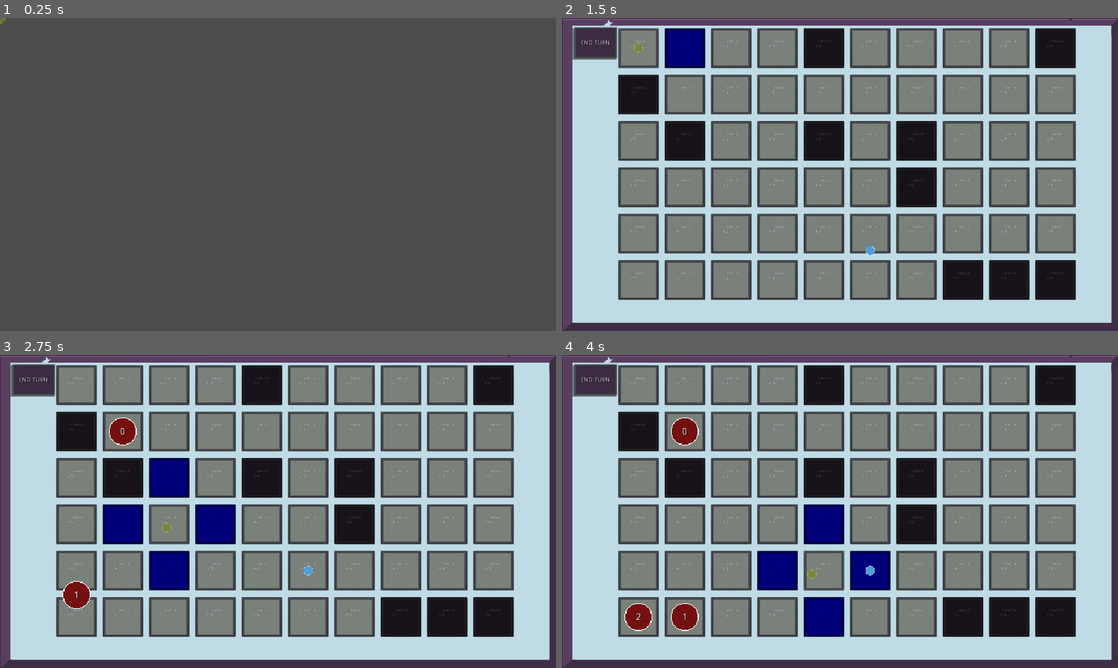
Above: before the commit, frames 1-4 (two rows, left to right).
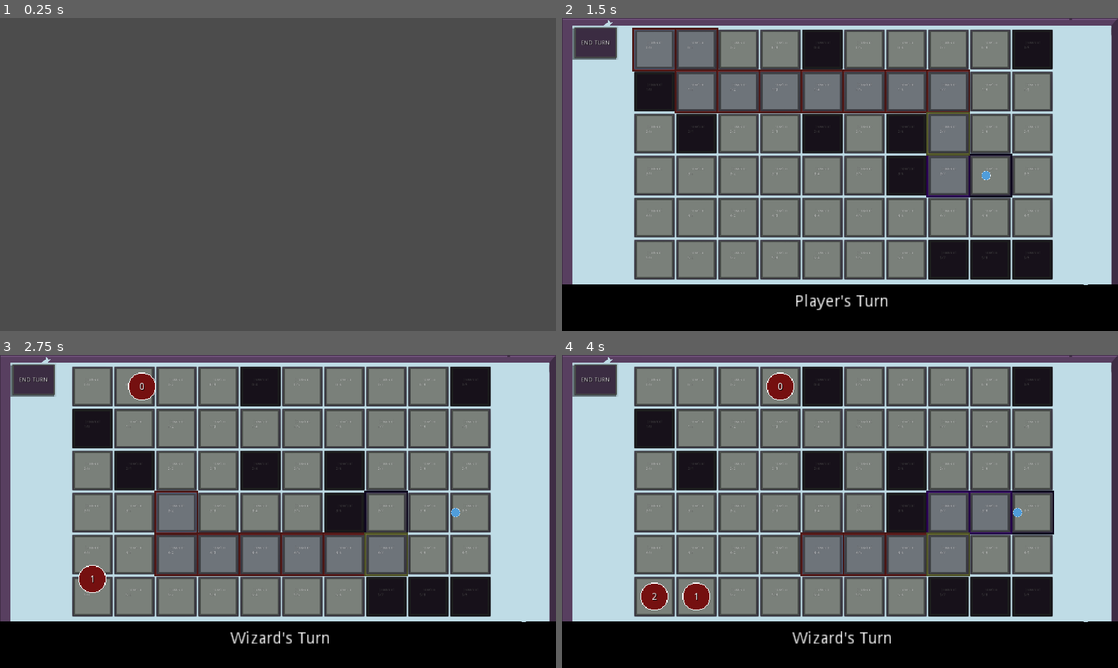
Above: after the commit, the same moments.

Repository: aaronherdzina/grid_rpg
Game: Godot game, scene res://Scenes/MainMenu.tscn
Same seed, same stepped clock (60 frames per second), same inputs: the game is played once before the commit and once after it.
Inputs (mouse positions are in pixels of both pictures, inside the frame that each line leads up to):
- Up to frame 1 (0.25 s): no input
- Up to frame 2 (1.5 s): tap Enter (start) at 0.5 s; move the mouse to (962, 158) at 0.52 s; hold Enter (start) 0.53-1.25 s; click (962, 158) at 0.8 s; click (639, 49) at 1.27 s
- Up to frame 3 (2.75 s): move the mouse to (166, 527) at 2.02 s; hold Backspace (back, bound only after the commit) from 2.03 s (still down); click (166, 527) at 2.1 s; tap Enter (start) at 2.3 s
- Up to frame 4 (4 s): move the mouse to (895, 442) at 2.77 s; release Backspace (back, bound only after the commit) at 2.78 s; hold Enter (start) 2.78-3.53 s; click (895, 442) at 3.05 s; move the mouse to (812, 574) at 3.52 s; click (812, 574) at 3.6 s; tap Enter (start) at 3.8 s

The runs differ from the first frame. In frame 1, less than 0.1% of the frame differs, in the area x 0-1%, y 0-2%; in frame 2, 55%; in frame 3, 57%; in frame 4, 57%, in the area x 0-100%, y 3-100%.

Commit message:
feat: updating path highlighting

Diff:
--- a/Scenes/level.tscn
+++ b/Scenes/level.tscn
@@ -1,37 +1,11 @@
-[gd_scene load_steps=9 format=2]
+[gd_scene load_steps=7 format=2]
 
 [ext_resource path="res://Scripts/level.gd" type="Script" id=1]
 [ext_resource path="res://Sprites/General/blueDot.png" type="Texture" id=2]
-[ext_resource path="res://Sprites/General/darkBlueBox.png" type="Texture" id=3]
 [ext_resource path="res://Sprites/General/wall.png" type="Texture" id=4]
 [ext_resource path="res://Sprites/General/basic tile.png" type="Texture" id=5]
 [ext_resource path="res://Sprites/UI/Untitled_Artwork 2.png" type="Texture" id=6]
 [ext_resource path="res://Sprites/tiles/basic/gridrpgWall.png" type="Texture" id=7]
-
-[sub_resource type="TileSet" id=1]
-0/name = "darkBlueBox.png 0"
-0/texture = ExtResource( 3 )
-0/tex_offset = Vector2( 0, 0 )
-0/modulate = Color( 1, 1, 1, 1 )
-0/region = Rect2( 0, 0, 64, 64 )
-0/tile_mode = 1
-0/autotile/bitmask_mode = 0
-0/autotile/bitmask_flags = [  ]
-0/autotile/icon_coordinate = Vector2( 0, 0 )
-0/autotile/tile_size = Vector2( 32, 32 )
-0/autotile/spacing = 0
-0/autotile/occluder_map = [  ]
-0/autotile/navpoly_map = [  ]
-0/autotile/priority_map = [  ]
-0/autotile/z_index_map = [  ]
-0/occluder_offset = Vector2( 0, 0 )
-0/navigation_offset = Vector2( 0, 0 )
-0/shape_offset = Vector2( 0, 0 )
-0/shape_transform = Transform2D( 1, 0, 0, 1, 0, 0 )
-0/shape_one_way = false
-0/shape_one_way_margin = 0.0
-0/shapes = [  ]
-0/z_index = 0
 
 [node name="level" type="Node2D"]
 script = ExtResource( 1 )
@@ -40,7 +14,7 @@
 z_index = -100
 
 [node name="Sprite2" type="Sprite" parent="background_imgs"]
-position = Vector2( 994.899, 499.217 )
+position = Vector2( 994.899, 497.803 )
 scale = Vector2( 1.28933, 0.837034 )
 texture = ExtResource( 4 )
 
@@ -49,13 +23,29 @@
 scale = Vector2( 0.938542, 0.526294 )
 texture = ExtResource( 5 )
 
-[node name="nav" type="Navigation2D" parent="."]
+[node name="tile_container" type="Node2D" parent="."]
 
-[node name="tile_map" type="TileMap" parent="nav"]
-tile_set = SubResource( 1 )
-cell_y_sort = true
-collision_use_kinematic = true
-format = 1
+[node name="text_overlay" type="Node2D" parent="."]
+position = Vector2( 962.372, 995.23 )
+
+[node name="background" type="Sprite" parent="text_overlay"]
+modulate = Color( 0, 0, 0, 1 )
+position = Vector2( 1, 52.5 )
+scale = Vector2( 1, 0.124512 )
+texture = ExtResource( 5 )
+
+[node name="turn_text" type="Label" parent="text_overlay"]
+margin_left = -922.0
+margin_top = -75.0
+margin_right = -458.0
+margin_bottom = -44.0
+rect_scale = Vector2( 4, 4 )
+text = "Turn Text"
+align = 1
+valign = 1
+__meta__ = {
+"_edit_use_anchors_": false
+}
 
 [node name="starting_tile" type="Node2D" parent="."]
 visible = false
--- a/Scenes/player.tscn
+++ b/Scenes/player.tscn
@@ -4,6 +4,7 @@
 [ext_resource path="res://Sprites/General/blueDot.png" type="Texture" id=2]
 
 [node name="player" type="Node2D"]
+z_index = 5
 script = ExtResource( 1 )
 
 [node name="Sprite" type="Sprite" parent="."]
--- a/Scenes/tile.tscn
+++ b/Scenes/tile.tscn
@@ -5,6 +5,12 @@
 
 [node name="tile" type="Node2D"]
 script = ExtResource( 1 )
+
+[node name="background" type="Sprite" parent="."]
+modulate = Color( 0, 0, 0, 0 )
+position = Vector2( -0.0883824, -0.176782 )
+scale = Vector2( 1.18, 1.18 )
+texture = ExtResource( 2 )
 
 [node name="Button" type="Button" parent="."]
 margin_left = -69.0
--- a/Scripts/controllerCursor.gd
+++ b/Scripts/controllerCursor.gd
@@ -19,7 +19,8 @@
 var lockToMouse = true
 
 func _ready():
-	set_process(true)
+	pass
+	#set_process(true)
 
 func clamp_vector(vector, clamp_origin, clamp_length):
     var offset = vector - clamp_origin
@@ -68,30 +69,6 @@
 	elif moveRight:
 		position.x += currentSpeed
 
-func _input(event):
-	if Input.is_action_pressed("analog_cursor_up"):
-		moveUp = true
-		moveDown = false
-	elif Input.is_action_pressed("analog_cursor_down"):
-		moveUp = false
-		moveDown = true
-	else:
-		moveDown = false
-		moveUp = false
-
-	if Input.is_action_pressed("analog_cursor_left"):
-		moveLeft = true
-		moveRight = false
-	elif Input.is_action_pressed("analog_cursor_right"):
-		moveLeft = false
-		moveRight = true
-	else:
-		moveLeft = false
-		moveRight = false
-
-	if event.is_action_released("ui_controller_focus_press") and canPress:
-		pauseClicking()
-		findAndPressButtonOfNode()
 
 func findAndPressButtonOfNode():
 	for nodes in get_overlapping_areas():
--- a/Scripts/enemy.gd
+++ b/Scripts/enemy.gd
@@ -7,7 +7,7 @@
 var current_tile = null
 var processing_turn = false
 var id = 0
-
+var char_name = "Enemy"
 var move_distance = rand_range(2, 5)
 
 
--- a/Scripts/level.gd
+++ b/Scripts/level.gd
@@ -12,11 +12,12 @@
 var left_tiles = []
 var right_tiles = []
 var round_turns = []
-var tile_gap = 160
+var tile_gap = 145
 
 var enms = 5
 var level_astar = null
 var current_enm_count = 0
+var processing_turns = false
 # Called when the node enters the scene tree for the first time.
 func _ready():
 	pass
@@ -38,9 +39,9 @@
 		for r in range(0, row):
 			tile_index += 1
 			var t = main.TILE.instance()
-			var tile_map = $nav/tile_map
+			var tile_map = $tile_container
 			var tile_info = ""
-			get_node("nav/tile_map").add_child(t)
+			get_node("tile_container").add_child(t)
 			t.row = r
 			t.col = c
 			level_tiles.append(t)
@@ -50,7 +51,7 @@
 
 			if not starting_tile:
 				starting_tile = t
-				t.position = Vector2(tile_gap * 1.65, tile_gap * .65)
+				t.position = Vector2(tile_gap * 2.2, tile_gap * .75)
 			else:
 				t.position = Vector2(starting_tile.global_position.x +\
 									(c * tile_gap),\
@@ -106,6 +107,7 @@
 					spawn_tile = t
 
 	p.set_spawn_tile(spawn_tile)
+	change_turn_display_name("Player")
 
 
 func spawn_enemies(astar_path_obj, starting_tile, target_tile):
@@ -115,6 +117,8 @@
 	e.set_tile_target(target_tile)
 	e.set_navigation()
 	e.add_to_group("enemies")
+	e.char_name = meta.char_names[rand_range(0, len(meta.char_names) - 1)]
+	print('spawned: ' + e.char_name)
 	e.id = current_enm_count
 	if main.debug:
 		e.get_node("Sprite/debug_info").visible = true
@@ -134,6 +138,8 @@
 		else:
 			connect_astart_path_neightbors(level_astar, t.index, t, row, col, meta.unccupied_tile_weight)
 			t.get_node("Sprite").set_texture(main.BASIC_TILE)
+	for t in level_tiles:
+		t.get_tile_neighbors()
 
 
 func connect_astart_path_neightbors(astar_path_obj, tile_index, tile, row, col, tile_weight):
@@ -166,41 +172,65 @@
 #	pass
 
 func process_enemy_turns():
-	while len(round_turns) > 0:
-		print('starting turn for ' + str(round_turns[0].id))
-		var turn_time_limit = 20
-		round_turns[0].processing_turn = true
-		round_turns[0].start_turn()
-		while round_turns[0].processing_turn:
-			var timer = Timer.new()
-			timer.set_wait_time(1)
-			timer.set_one_shot(true)
-			get_node("/root").add_child(timer)
-			timer.start()
-			yield(timer, "timeout")
-			timer.queue_free()
-			turn_time_limit -= 1
-			if turn_time_limit <= 0:
-				print("turn didn't end before limit moving on")
-				if len(round_turns) > 0: round_turns[0].processing_turn = false
-				break
-		print('turn over')
-		round_turns.remove(0)
-
-
-func _on_end_turn_button_pressed():
+	if not processing_turns:
+		processing_turns = true
+		while len(round_turns) > 0:
+			print('starting turn for ' + str(round_turns[0].id))
+			var turn_time_limit = 20
+			round_turns[0].processing_turn = true
+			round_turns[0].start_turn()
+			while round_turns[0].processing_turn:
+				change_turn_display_name(round_turns[0].char_name)
+				var timer = Timer.new()
+				timer.set_wait_time(1)
+				timer.set_one_shot(true)
+				get_node("/root").add_child(timer)
+				timer.start()
+				yield(timer, "timeout")
+				timer.queue_free()
+				turn_time_limit -= 1
+				if turn_time_limit <= 0:
+					print("turn didn't end before limit moving on")
+					if len(round_turns) > 0: round_turns[0].processing_turn = false
+					break
+			print('turn over')
+			round_turns.remove(0)
+		change_turn_display_name("Player")
+		processing_turns = false
+		end_turn()
+
+
+func end_turn():
+	if processing_turns:
+		return
 	var p = get_node("/root/player")
 	if meta.player_turn:
+		meta.player_turn = false
 		p.stop_turn()
-		meta.player_turn = false
 		round_turns = []
 		for enm in get_tree().get_nodes_in_group("enemies"):
 			round_turns.append(enm)
 		process_enemy_turns()
 	else:
+		meta.player_turn = true
 		p.start_turn()
 		print('player turn')
 
+
+func change_static_battle_ui(action):
+	if action == "change_turns":
+		pass
+
+
+func change_turn_display_name(char_name):
+	var turn_text = "Player Turn" if meta.player_turn else char_name + "'s Turn"
+	$text_overlay/turn_text.set_text(turn_text)
+
+
+func _on_end_turn_button_pressed():
+	if meta.player_turn:
+		end_turn()
+
 func _on_end_turn_button_mouse_entered():
 	pass # Replace with function body.
 
--- a/Scripts/main.gd
+++ b/Scripts/main.gd
@@ -117,6 +117,35 @@
 func _input(event):
    # Mouse in viewport coordinates
 	if Input.is_action_pressed("ui_quit"):
+		handle_main_menu_input("ui_quit")
+	if Input.is_action_pressed("start"):
+		if current_screen == 'main_menu':
+			handle_main_menu_input("start")
+		elif current_screen == "battle":
+			handle_in_battle_input("start")
+			#get_node("/root/main_menu").visible = false
+	if Input.is_action_pressed("back"):
+		if current_screen == "battle":
+			handle_in_battle_input("back")
+
+
+func handle_in_battle_input(action):
+	var level = get_node("/root/level")
+	if action == "start":
+		level.end_turn()
+	elif action == "back":
+		if meta.player_turn:
+			var player = get_node("/root/player")
+			player.reset_turn()
+
+
+func handle_main_menu_input(action):
+	if action == "start":
+		var l = LEVEL.instance()
+		get_node("/root").add_child(l)
+		l.spawn_tiles()
+		current_screen = 'battle'
+	elif action == "ui_quit":
 		if not waitToProcessMenuClick:
 			waitToProcessMenuClick = true
 			for btns in get_tree().get_nodes_in_group("btnsToRemove"):
@@ -132,14 +161,6 @@
 			timer.queue_free()
 			# end of wait
 			waitToProcessMenuClick = false
-	if Input.is_action_pressed("start"):
-		if current_screen == 'main_menu':
-			#get_node("/root/main_menu").visible = false
-			var l = LEVEL.instance()
-			get_node("/root").add_child(l)
-			l.spawn_tiles()
-			current_screen = 'level'
-
 #### END OF INPUT FUNCS
 
 
--- a/Scripts/meta.gd
+++ b/Scripts/meta.gd
@@ -1,4 +1,6 @@
 extends Node
+
+var char_names = ["Thief", "Brute", "Ranger", "Wizard", "Grunt"]
 
 var current_level_cols = 10
 var current_level_rows = 6
@@ -14,7 +16,7 @@
 	"move_distance": 2,
 	"damage": 2,
 	"attack": 2,
-	"hp": 10,
+	"health": 10,
 	"energy_max": 3
 }
 
--- a/Scripts/player.gd
+++ b/Scripts/player.gd
@@ -6,10 +6,15 @@
 var target_tile = null
 var current_tile = null
 var chosen_tile = null
+var turn_start_tile = null
+var previous_tile = null
 var moving = false
-var move_distance = 2
+var move_distance = 3
+var remaining_move = 3
+var health = 10
+var starting_turn_health = 10
 var processing_turn = false
-var moved_this_turn = false
+
 
 func _ready():
 	set_process(true)
@@ -31,7 +36,19 @@
 	position = target_node.global_position
 	current_tile = target_node
 	chosen_tile = target_node
+	turn_start_tile = target_node
 	target_pos = target_node.global_position
+
+
+func reset_turn():
+	path = []
+	remaining_move = move_distance
+	health = starting_turn_health
+	current_tile = turn_start_tile
+	position = turn_start_tile.global_position
+	chosen_tile = turn_start_tile
+	target_pos = turn_start_tile.global_position
+
 
 
 func set_navigation():
@@ -42,17 +59,18 @@
 	path = []
 	var debug_idx_path = []
 	print('debug_idx_path is ' + str(debug_idx_path) + ' made from start ' + str(current_tile.index) + ' to '  + str(target_tile.index) + ' with point array ' + str(point_path))
-
 	# WE seem to be adding path tile nodes in wrong order compared to astar point array
 	# we probably want to do this and just correct though then we have reference to the tile too
+
 	for p in point_path:
 		for t in l.level_tiles:
 			if p == t.index:
 				path.append(t)
 				debug_idx_path.append(t.index)
-			if len(path) > meta.current_char["move_distance"]:
 				break
-		if len(path) > meta.current_char["move_distance"]:
+			if len(path) > remaining_move:
+				break
+		if len(path) > remaining_move:
 			break
 	print('debug_idx_path is ' + str(debug_idx_path) + ' made from start' + str(current_tile.index) + ' to '  + str(target_tile.index) + ' with point array ' + str(point_path))
 	if path.size() > 0:
@@ -66,27 +84,25 @@
 	var l = get_node("/root/level")
 	var default_weight =  meta.unccupied_tile_weight if current_tile.can_move else meta.wall_tile_weight
 	l.level_astar.set_point_weight_scale(current_tile.index, default_weight)
-	moved_this_turn = false
-	meta.player_turn = true
 	if moving:
 		moving = false
+	remaining_move = move_distance
+	turn_start_tile = current_tile
 
 
 func stop_turn():
 	var l = get_node("/root/level")
 	l.level_astar.set_point_weight_scale(current_tile.index, meta.occupied_tile_weight)
-	moved_this_turn = false
 	processing_turn = false
 
 
 func move():
-	if moved_this_turn:
-		return
-	moved_this_turn = true
-	set_tile_target(chosen_tile)
-	set_navigation()
-	moving = true
-
+	if remaining_move > 0:
+		set_tile_target(chosen_tile)
+		set_navigation()
+		moving = true
+	else:
+		moving = false
 
 
 func _process(delta):
@@ -97,8 +113,23 @@
 			if d > 10:
 				position = self.global_position.linear_interpolate(path[0].global_position, (speed * delta)/d)
 			else:
+				if path[0] != current_tile: # ensure we don't count starting tile
+					remaining_move -= 1
 				current_tile = path[0]
 				position = current_tile.global_position
 				path.remove(0)
+				var stop_path = false
+				if len(path) > 0:
+					for enm in get_tree().get_nodes_in_group("enemies"):
+						if main.checkIfNodeDeleted(enm) == false and enm.current_tile and enm.current_tile.index == path[0].index:
+							stop_path = true
+							break
+						# if our next move would be the same as the player's stop and end move
+				else:
+					stop_path = true
+				if stop_path:
+					path = []
+				#if len(path) > 1: # don't remove starting/current index
 		elif moving:
 			moving = false
+			position = current_tile.global_position
--- a/Scripts/startingScene.gd
+++ b/Scripts/startingScene.gd
@@ -1,9 +1,7 @@
 extends Node
 
-const cursor = preload("res://Scenes/controllerCursor.tscn")
-
 func _ready():
-	main.controllerCursorObj = main.instancer(cursor, null, true, "cursor")
+	pass
 
 #func _process(delta):
 #	# Called every frame. Delta is time since last frame.
--- a/Scripts/tile.gd
+++ b/Scripts/tile.gd
@@ -9,6 +9,11 @@
 var col = 0
 var neighbors = []
 var player_spawn = false
+var highlight_background_color = Color(1, 1, .5, 1)
+var path_highlight_background_color = Color(.5, 0, 1, 1)
+var default_background_color = Color(0, 0, 0, 0)
+var too_far_background_color = Color(1, .3, .3, 1)
+var current_tile_background_color = Color(.2, .1, .4, 1)
 ##
 
 # Called when the node enters the scene tree for the first time.
@@ -34,27 +39,71 @@
 
 func _on_Button_pressed():
 	var l = get_node("/root/level")
-	var p = get_node("/root/player")
 	var debug_text = ""
-
-	get_tile_neighbors()
 
 	if main.debug:
 		for t in l.level_tiles:
 			t.modulate = Color(1, 1, 1, 1)
 			if not t.can_move:
 				t.modulate = Color(.4, .4, .4, 1)
-		for n in neighbors:
-			debug_text += " " + str(n.index)
-			n.modulate = Color(0, 0, 1, 1)
+
+	move_to_tile_on_press()
+
+
+func move_to_tile_on_press():
+	var p = get_node("/root/player")
 	if meta.player_turn:
 		p.chosen_tile = self
 		p.move()
 
 
+func hover():
+	var l = get_node("/root/level")
+	var player = get_node("/root/player")
+	var point_path = l.level_astar.get_id_path(player.current_tile.index, index)
+	var path = []
+	var debug_idx_path = []
+
+	player.current_tile.get_node("background").modulate = current_tile_background_color
+	player.current_tile.z_index = 1
+	player.current_tile.modulate = Color(1, 1, 1, 1)
+
+	for n in neighbors:
+		if n.can_move:
+			n.z_index = 1
+
+	for p in point_path:
+		for t in l.level_tiles:
+			if p == t.index and t != player.current_tile:
+				t.get_node("Sprite").modulate = Color(.9, .9, 1, 1)
+				path.append(t)
+				debug_idx_path.append(t.index)
+
+				if len(path) > player.remaining_move:
+					t.z_index = 1
+					t.get_node("background").modulate = too_far_background_color
+				elif len(path) == player.remaining_move: # full move
+					t.get_node("background").modulate = highlight_background_color
+					t.z_index = 3
+				else:
+					t.z_index = 2
+					t.get_node("background").modulate = path_highlight_background_color
+				break
+	z_index = 4
+
+
+func exit_hover():
+	var l = get_node("/root/level")
+	for t in l.level_tiles:
+		t.get_node("background").modulate = default_background_color
+		t.get_node("Sprite").modulate = Color(1, 1, 1, 1)
+		t.z_index = 0
+	z_index = 0
+
+
 func _on_Button_mouse_entered():
-	pass # Replace with function body.
+	hover()
 
 
 func _on_Button_mouse_exited():
-	pass # Replace with function body.
+	exit_hover()
--- a/project.godot
+++ b/project.godot
@@ -34,6 +34,58 @@
 
 [input]
 
+ui_accept={
+"deadzone": 0.5,
+"events": [  ]
+}
+ui_select={
+"deadzone": 0.5,
+"events": [  ]
+}
+ui_cancel={
+"deadzone": 0.5,
+"events": [  ]
+}
+ui_focus_next={
+"deadzone": 0.5,
+"events": [  ]
+}
+ui_focus_prev={
+"deadzone": 0.5,
+"events": [  ]
+}
+ui_left={
+"deadzone": 0.5,
+"events": [  ]
+}
+ui_right={
+"deadzone": 0.5,
+"events": [  ]
+}
+ui_up={
+"deadzone": 0.5,
+"events": [  ]
+}
+ui_down={
+"deadzone": 0.5,
+"events": [  ]
+}
+ui_page_up={
+"deadzone": 0.5,
+"events": [  ]
+}
+ui_page_down={
+"deadzone": 0.5,
+"events": [  ]
+}
+ui_home={
+"deadzone": 0.5,
+"events": [  ]
+}
+ui_end={
+"deadzone": 0.5,
+"events": [  ]
+}
 ui_quit={
 "deadzone": 0.5,
 "events": [ Object(InputEventKey,"resource_local_to_scene":false,"resource_name":"","device":0,"alt":false,"shift":false,"control":false,"meta":false,"command":false,"pressed":false,"scancode":16777217,"unicode":0,"echo":false,"script":null)
@@ -53,6 +105,12 @@
 , Object(InputEventJoypadButton,"resource_local_to_scene":false,"resource_name":"","device":0,"button_index":11,"pressure":0.0,"pressed":false,"script":null)
  ]
 }
+back={
+"deadzone": 0.5,
+"events": [ Object(InputEventKey,"resource_local_to_scene":false,"resource_name":"","device":0,"alt":false,"shift":false,"control":false,"meta":false,"command":false,"pressed":false,"scancode":16777220,"unicode":0,"echo":false,"script":null)
+, Object(InputEventJoypadButton,"resource_local_to_scene":false,"resource_name":"","device":0,"button_index":1,"pressure":0.0,"pressed":false,"script":null)
+ ]
+}
 
 [rendering]
 
